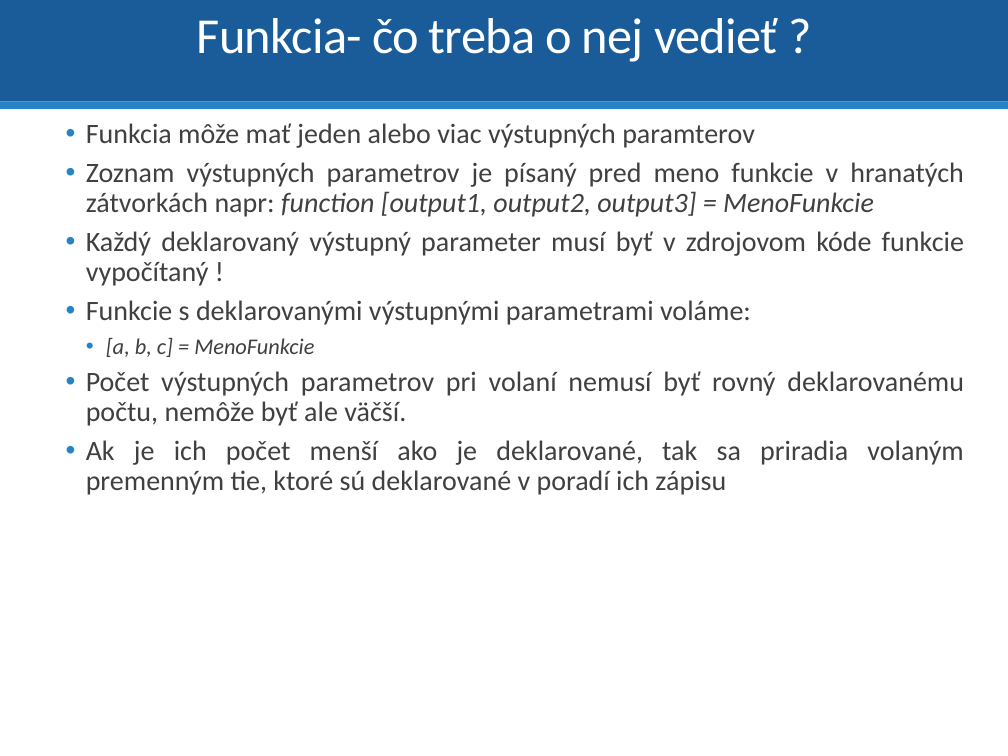
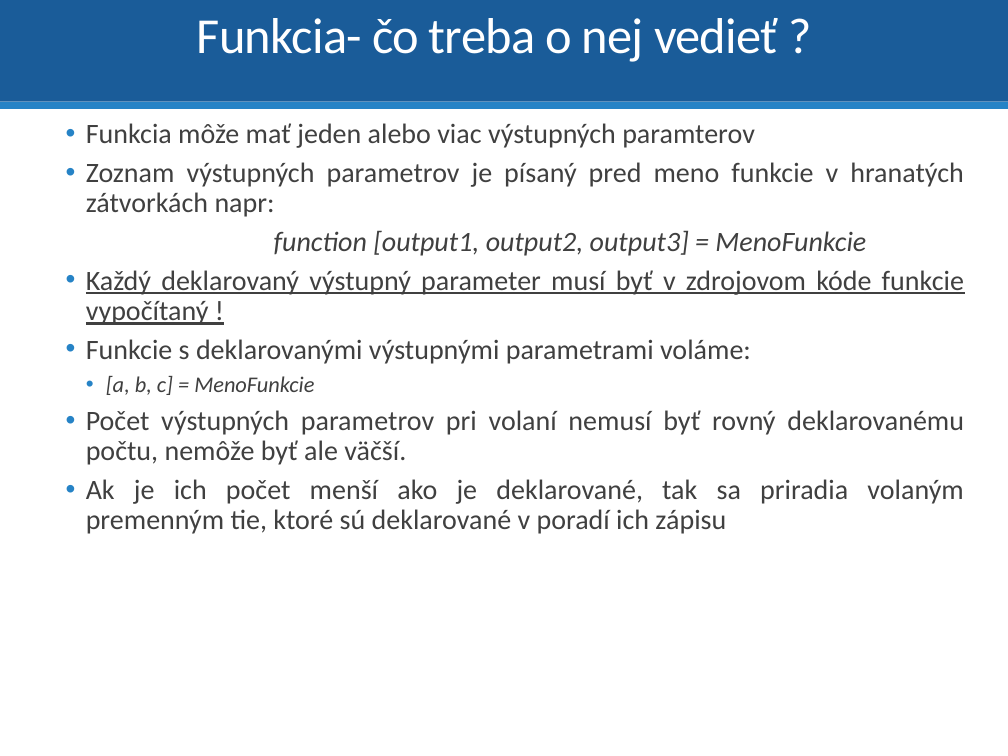
Before and after one commit to dodekm/TeamProjektKybernetika, a slide deck: slide 23 of Nove prednasky/P0_Opakovanie_Matlab_Simulink.pptx (slide 22 before the commit). Drawn at 1008x756 pixels with LibreOffice and Linux fonts; fonts in the diff are those of the drawing. Boxes give left, top, right and bottom in pixels: in the first picture for what was removed or moved away, otherwise in the second. Text is boxed around its words. In the diff, an @@ line names an element or a change of style, - is before the commit and + after.

```diff
--- a/Nove prednasky/P0_Opakovanie_Matlab_Simulink.pptx
+++ b/Nove prednasky/P0_Opakovanie_Matlab_Simulink.pptx
@@ text at box(86, 162, 964, 256): text changed @@
-  • Zoznam výstupných parametrov je písaný pred meno funkcie v hranatých zátvorkách napr: function [output1, output2, output3] = MenoFunkcie
+  • Zoznam výstupných parametrov je písaný pred meno funkcie v hranatých zátvorkách napr:
+  function [output1, output2, output3] = MenoFunkcie
@@ text at box(86, 270, 964, 325): underline on in "Každý deklarovaný výstupný parameter musí byť v ..." @@
```
Also in this commit, not shown: 14 other slides changed, 1 slide added, 1 slide removed, 2 other files.
